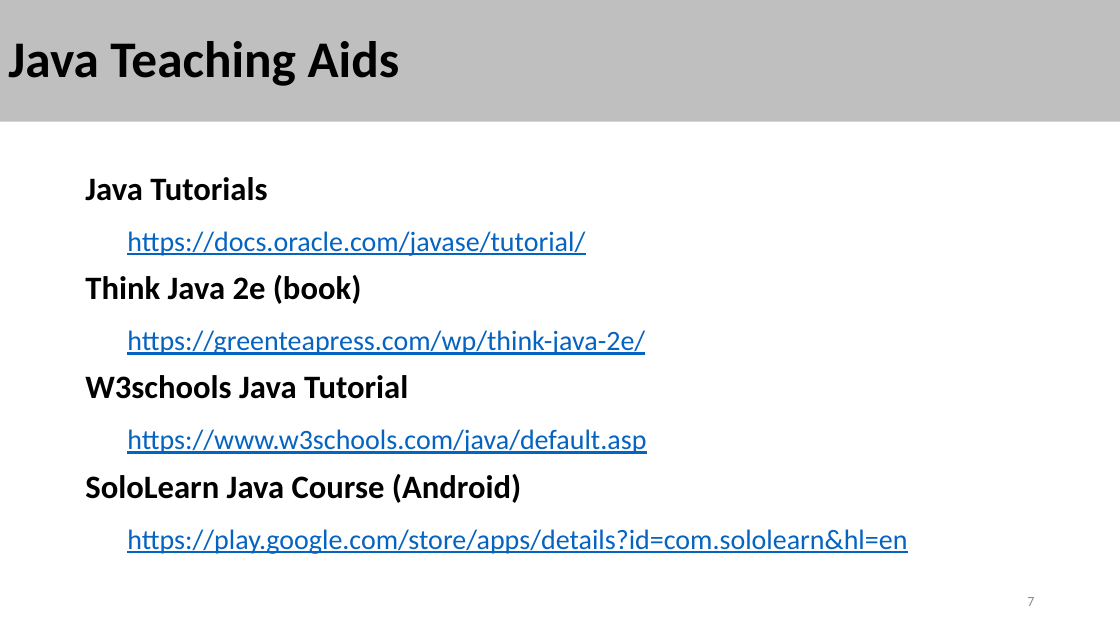
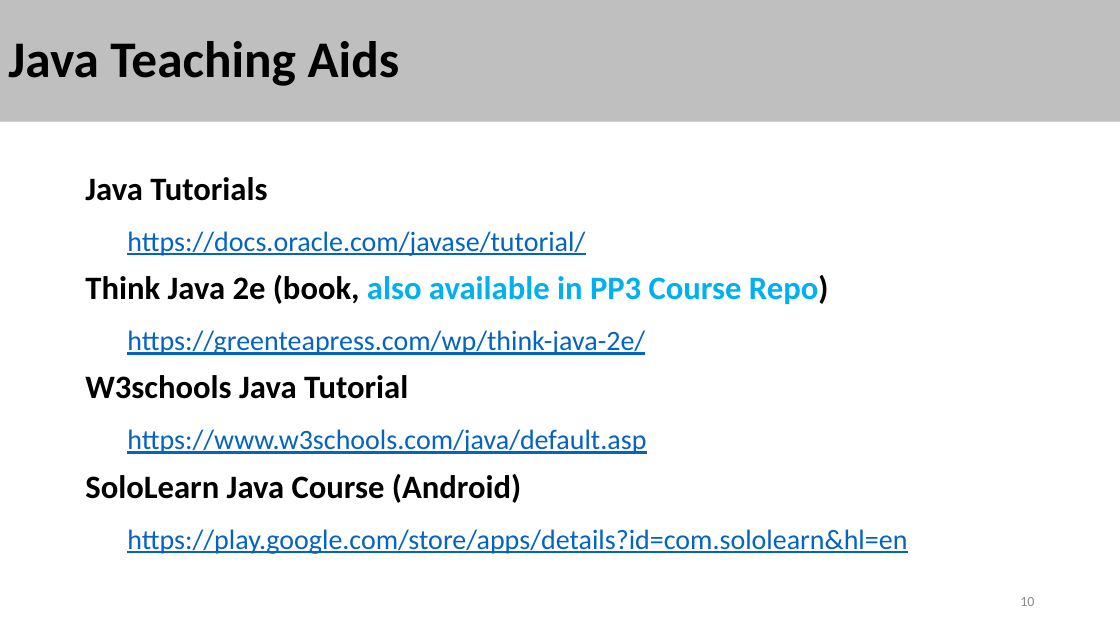
Before and after one commit to stalj/cp3, a slide deck: slide 10 of 01-CourseIntroduction/01-CourseIntroduction.pptx (slide 7 before the commit). Drawn at 1120x630 pixels with LibreOffice and Linux fonts; fonts in the diff are those of the drawing. Boxes give left, top, right and bottom in pixels: in the first picture for what was removed or moved away, otherwise in the second. Text is boxed around its words. In the diff, an @@ line names an element or a change of style, - is before the commit and + after.

```diff
--- a/01-CourseIntroduction/01-CourseIntroduction.pptx
+++ b/01-CourseIntroduction/01-CourseIntroduction.pptx
@@ text at (x1=85, y1=275, x2=828, y2=304): text changed; text colour #000000 to #00B0F0 @@
-Think Java 2e (book)
+Think Java 2e (book, also available in PP3 Course Repo)
@@ page number at (x1=1020, y1=597, x2=1034, y2=606): text changed @@
-7
+10
```
Also in this commit, not shown: 11 other slides changed, 7 slides added, 5 slides removed, 10 other files.
